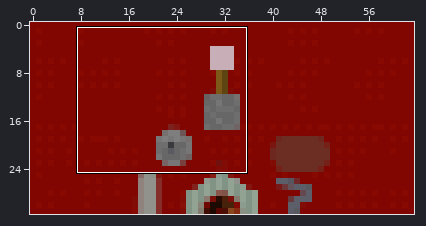
One commit to this pixel-art sprite: levels/lll/areamap_fire_bubble_top.rgba16.png. The first picture is a wide view before the edit; the outline marks the close-up.
Close-up. The starting point:
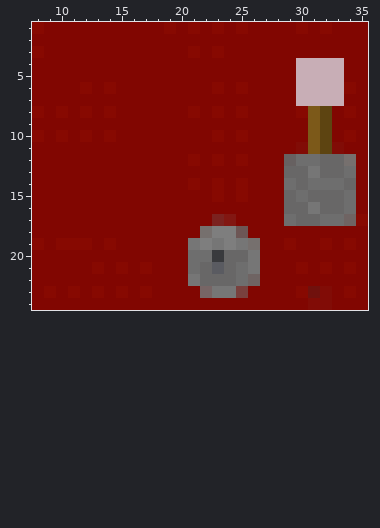
The file is 64x32 pixels. Colours within 5 levels of each other are drawn and written as one. Shown: x 8..35, y 1..24.
The same view after the edit:
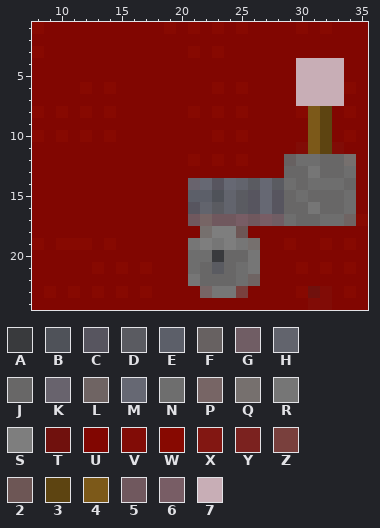
Palette (. is transparent): A #393a3d  B #4f5259  C #57555f  D #5a5b61  E #5c5f69  F #676161  G #705d64  H #62646d  J #686767  K #68636d  L #6f6463  M #666873  N #6e6e6e  P #776565  Q #76706e  R #767676  S #7e7e7e  T #70110d  U #810601  V #810c06  W #870901  X #821712  Y #7b221f  Z #79403d  2 #6d5655  3 #5d4411  4 #7c5919  5 #70585e  6 #785d65  7 #c8aeb6
Diff:
y 14: x 21..28 WUWUWUUU -> KMCMHDMD
y 15: x 21..28 UUWUWUUU -> EEBHDCMC
y 16: x 21..28 UUUUUUUU -> CHDHDCMC
y 17: x 21..28 UUYXUUUU -> 5P55656G
